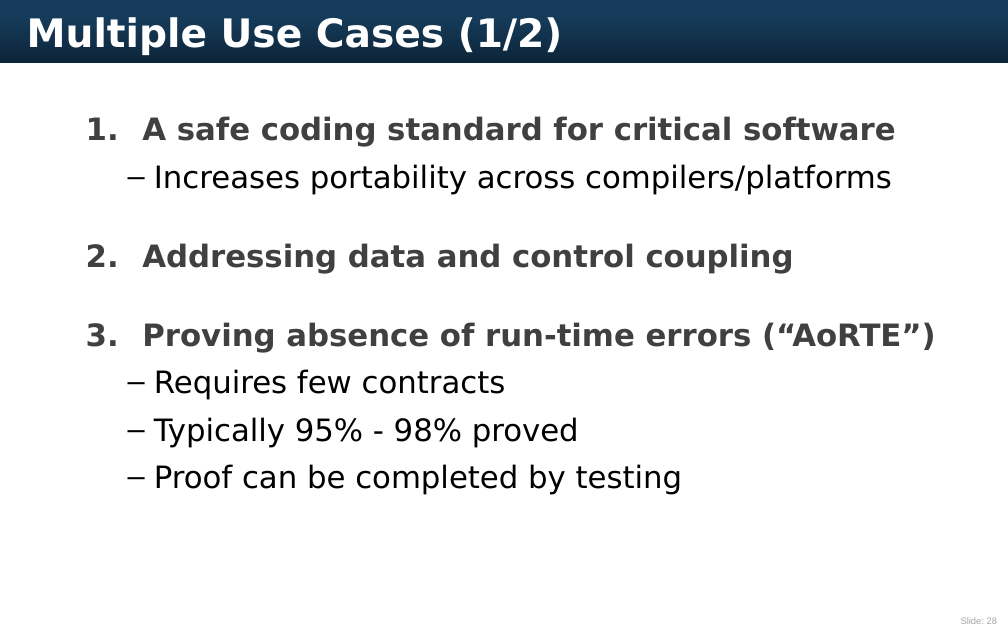
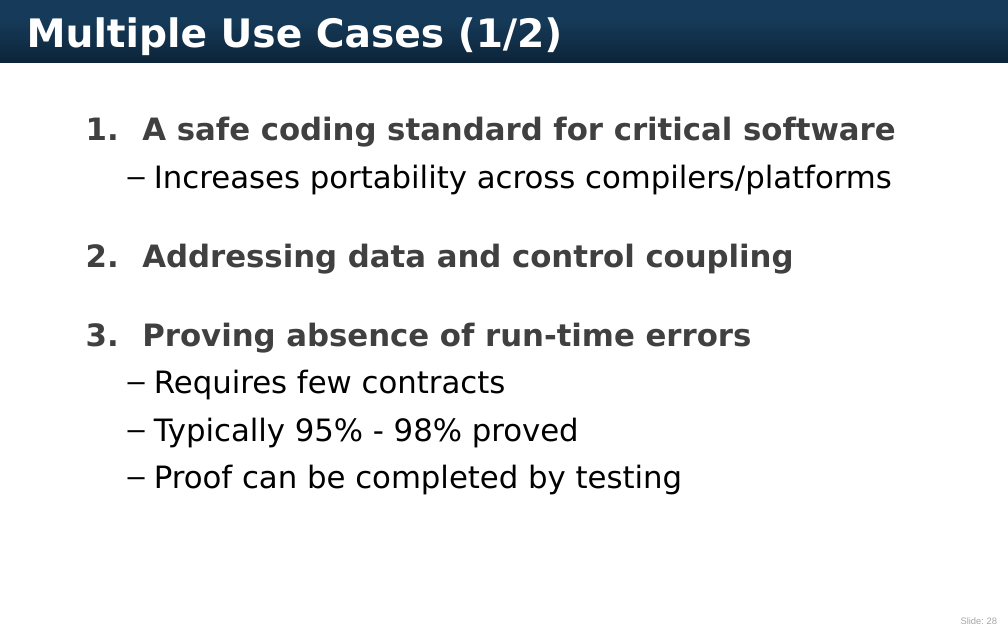
Before and after one commit to AdaCore/spark2014, a slide deck: slide 28 of slides/ARM_TechCon_2015/AdaCore ARM TechCon 2015.pptx. Drawn at 1008x630 pixels with LibreOffice and Linux fonts; fonts in the diff are those of the drawing. Boxes give left, top, right and bottom in pixels: in the first picture for what was removed or moved away, otherwise in the second. Text is boxed around its words. In the diff, an @@ line names an element or a change of style, - is before the commit and + after.

```diff
--- a/slides/ARM_TechCon_2015/AdaCore ARM TechCon 2015.pptx
+++ b/slides/ARM_TechCon_2015/AdaCore ARM TechCon 2015.pptx
@@ text at box(142, 322, 752, 353): text changed @@
-3. Proving absence of run-time errors (“AoRTE”)
+3. Proving absence of run-time errors
```
Also in this commit, not shown: 7 other slides changed, 1 slide added.
